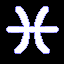
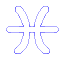
Two versions of the same layered image (64x64). Layer-by-layer changes:
hid "背景" over [0, 0, 64, 64]
